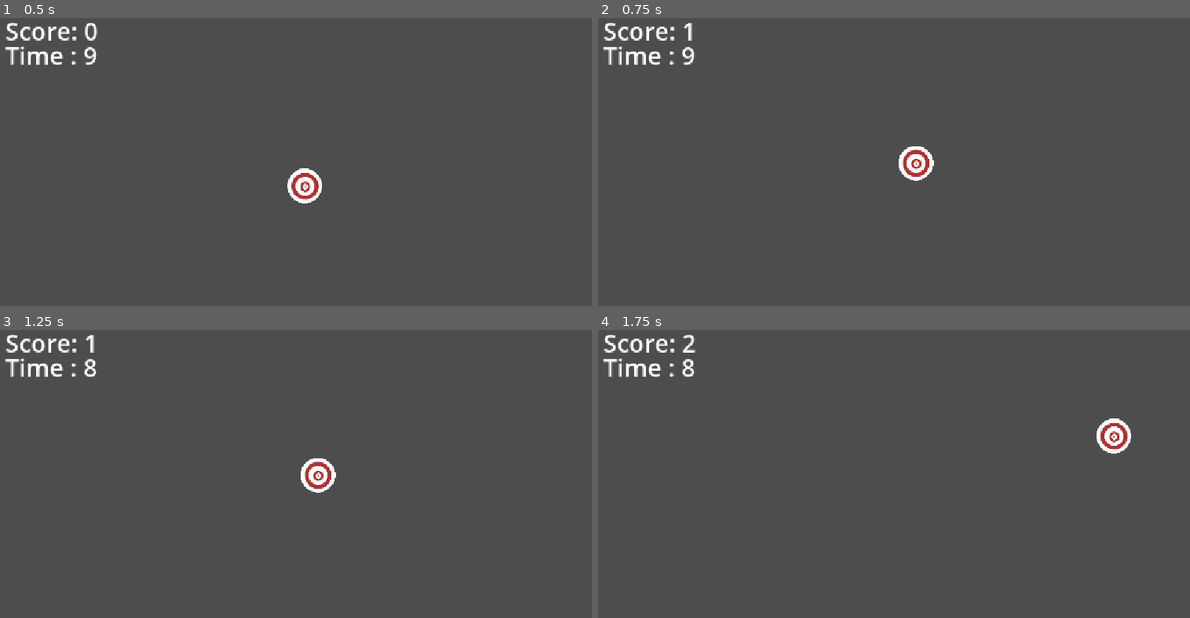
Above: before the commit, frames 1-4 (two rows, left to right).
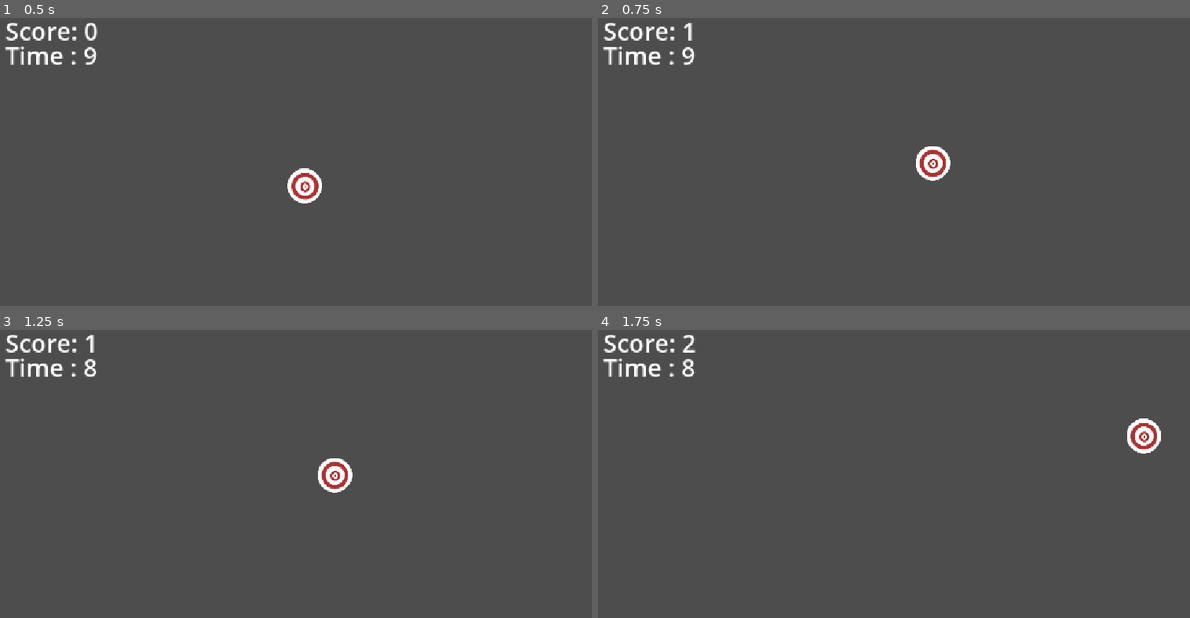
Above: after the commit, the same moments.

Repository: alstonStone/Godot_101
Game: Godot game, scene res://game.tscn
The game is run twice, just before and just after one commit, with the same random seed, the same clock (stepped at 60 frames per second) and the same inputs.
Inputs (mouse positions are in pixels of both pictures, inside the frame that each line leads up to; where the layout moved, square brackets give the same spot in the first picture):
- Up to frame 1 (0.5 s): no input
- Up to frame 2 (0.75 s): click (899, 185) at 0.5 s
- Up to frame 3 (1.25 s): no input
- Up to frame 4 (1.75 s): click (935, 474) [917, 474] at 1.25 s

Frame 1 is identical in both runs. In frame 2, 0.8% of the frame differs, in the area x 50-60%, y 44-57%; in frame 3, 0.8%; in frame 4, 1.1%, in the area x 84-96%, y 30-43%.

Commit message:
Finishing touches

Diff:
--- a/my-whack-a-godot/game.gd
+++ b/my-whack-a-godot/game.gd
@@ -1,6 +1,9 @@
 extends Node2D
 
 var score = 0
+
+func _ready() -> void:
+	$RestartButton.visible = false
 
 func _process(delta: float) -> void:
 	update_time_label(int($Timer.get_time_left()))
@@ -11,6 +14,7 @@
 func taget_clicked():
 	increase_score()
 	move_target()
+	$AudioStreamPlayer.play()
 
 
 func increase_score():
@@ -19,7 +23,7 @@
 
 
 func move_target():
-	var random_x = randi_range(100,1100)
+	var random_x = randi_range(200,1000)
 	var random_y = randi_range(100,500)
 	$Target.position = Vector2(random_x,random_y)
 
@@ -27,7 +31,7 @@
 func times_out():
 	hide_unneeded_nodes()
 	present_final_score()
-
+	$RestartButton.visible = true
 
 func present_final_score():
 	$ScoreLabel.text = "Final score: "+str(score)
@@ -36,3 +40,6 @@
 func hide_unneeded_nodes():
 	$Target.visible = false
 	$TimeLabel.visible = false
+
+func restart_game():
+	get_tree().reload_current_scene()
--- a/my-whack-a-godot/game.tscn
+++ b/my-whack-a-godot/game.tscn
@@ -2,6 +2,7 @@
 
 [ext_resource type="Texture2D" uid="uid://bvaqk1lcv723t" path="res://assets/target.png" id="1_80nbo"]
 [ext_resource type="Script" uid="uid://df6oaw0haq2r5" path="res://game.gd" id="1_e2o6t"]
+[ext_resource type="AudioStream" uid="uid://c7db22itmyvs4" path="res://assets/ding.mp3" id="3_feb5d"]
 
 [node name="Game" type="Node2D" unique_id=2085483371]
 script = ExtResource("1_e2o6t")
@@ -35,5 +36,17 @@
 one_shot = true
 autostart = true
 
+[node name="RestartButton" type="Button" parent="." unique_id=632486926]
+offset_left = 486.0
+offset_top = 474.0
+offset_right = 652.0
+offset_bottom = 545.0
+theme_override_font_sizes/font_size = 45
+text = "Restart"
+
+[node name="AudioStreamPlayer" type="AudioStreamPlayer" parent="." unique_id=474739591]
+stream = ExtResource("3_feb5d")
+
 [connection signal="pressed" from="Target" to="." method="taget_clicked"]
 [connection signal="timeout" from="Timer" to="." method="times_out"]
+[connection signal="pressed" from="RestartButton" to="." method="restart_game"]
Not shown, added: my-whack-a-godot/assets/ding.mp3.import
Not shown, added: my-whack-a-godot/assets/ding.mp3
